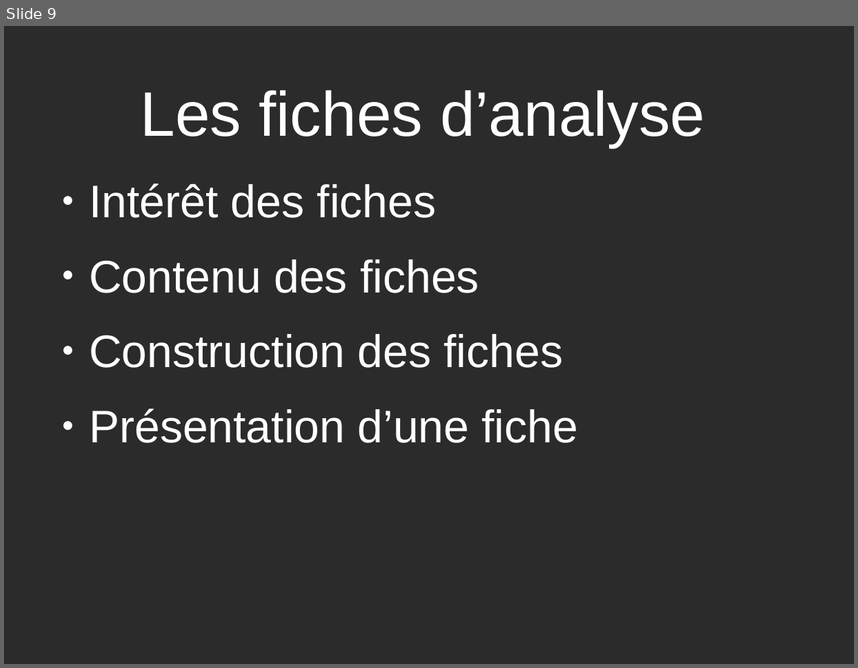
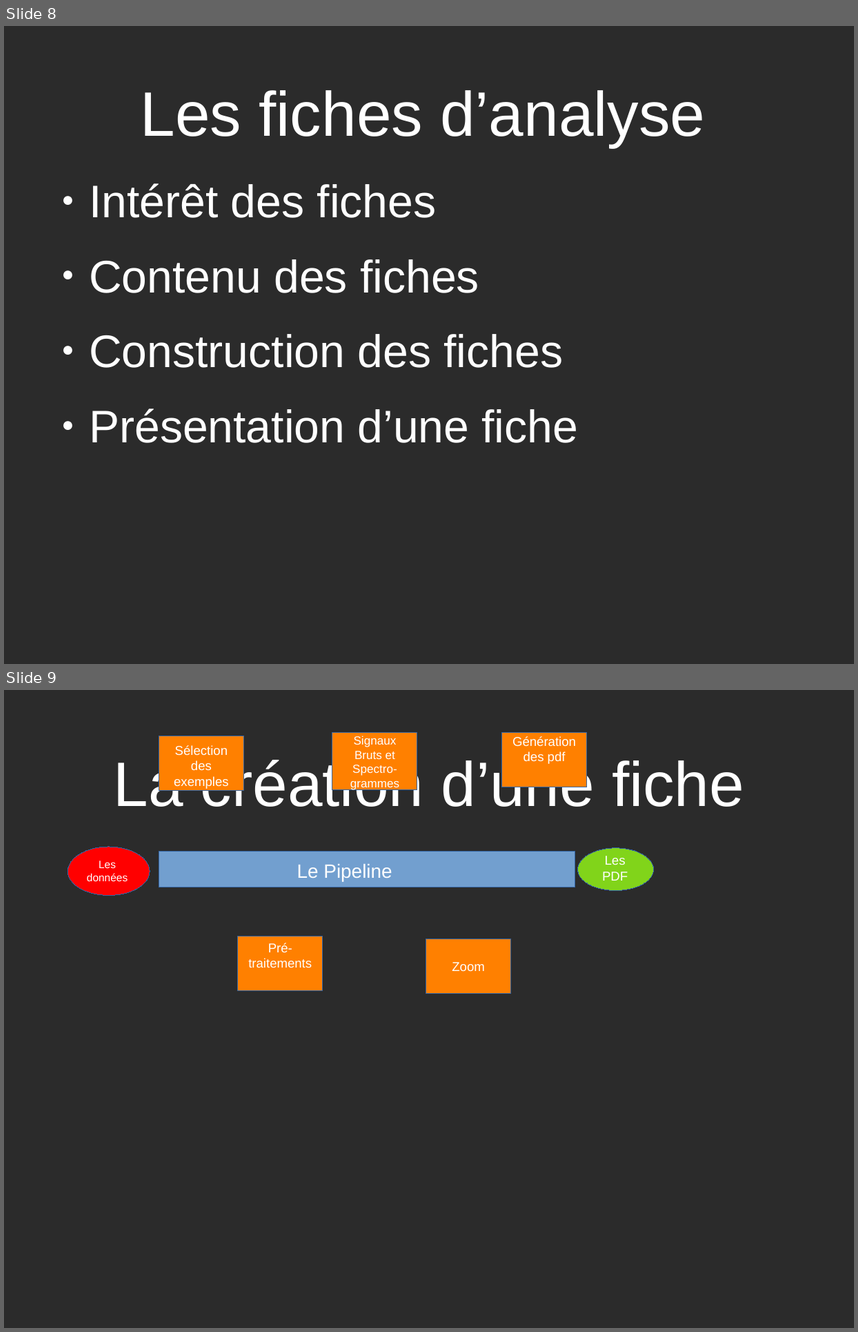
Before and after one commit to aarekion/rapportm1, a slide deck: Soutenance de stage Alexis/Soutenance Alexis 2020.odp. Shown one above the other, each under a label of ours: slide 9 before the commit, slides 8 and 9 after it. The pictures are 858x668 and 858x1332 pixels, drawn with LibreOffice and Linux fonts; fonts in the diff are those of the drawing; background and template pictures are left out; a plain dark background stands for a picture behind light text. Boxes give left, top, right and bottom in pixels: in the first picture for what was removed or moved away, otherwise in the second. Text is boxed around its words. In the diff, an @@ line names an element or a change of style, - is before the commit and + after.

```diff
--- a/Soutenance de stage Alexis/Soutenance Alexis 2020.odp
+++ b/Soutenance de stage Alexis/Soutenance Alexis 2020.odp
@@ slide 9 added at [4,690,854,1328], background picture (left out) @@
@@ group added at [68,732,653,994]: 8 texts, 6 rectangles, 2 ellipses @@
+Le Pipeline
+Les données
+Les PDF
+Sélection des exemples
+Signaux Bruts et Spectro-grammes
+Zoom
+Pré-traitements
+Génération des pdf
@@ title added at [114,756,744,807], 58.6 pt, text #FFFFFF @@
+La création d’une fiche
@@ what was slide 9 is now slide 8 @@
```
Also in this commit, not shown: 2 slides changed, 1 slide removed, 2 other files.
